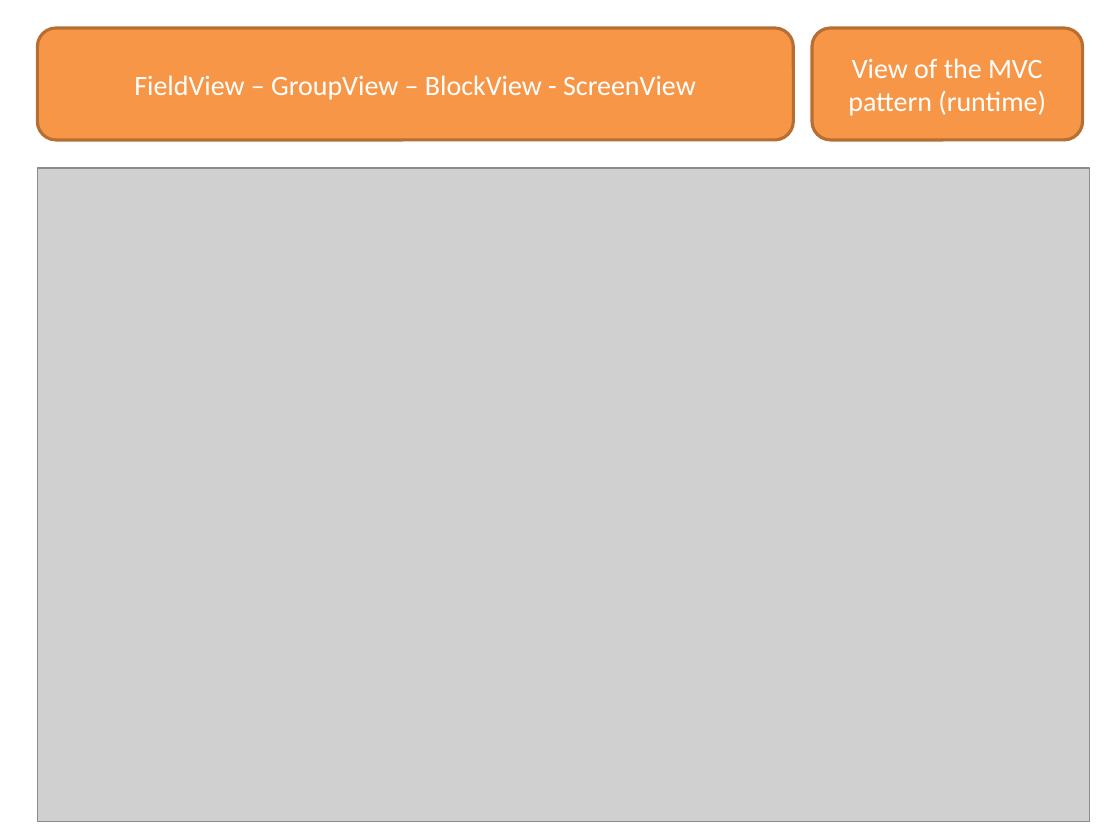
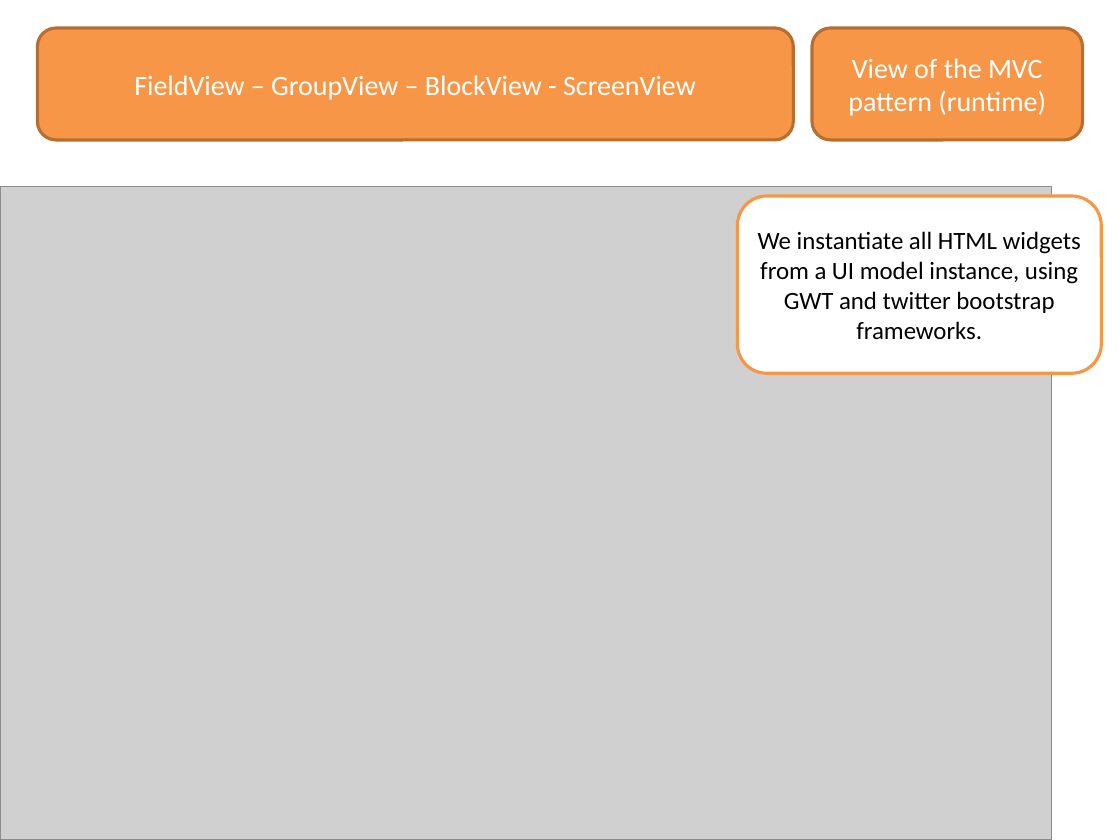
Before and after one commit to lesfurets/mdl4ui, a slide deck: slide 17 of mdl4ui-docs/mdl4ui_cg2013.pptx. Drawn at 1120x840 pixels with LibreOffice and Linux fonts; fonts in the diff are those of the drawing; grey boxes stand for pictures. Boxes give left, top, right and bottom in pixels: in the first picture for what was removed or moved away, otherwise in the second. Text is boxed around its words. In the diff, an @@ line names an element or a change of style, - is before the commit and + after.

```diff
--- a/mdl4ui-docs/mdl4ui_cg2013.pptx
+++ b/mdl4ui-docs/mdl4ui_cg2013.pptx
@@ picture moved from (x1=37, y1=168, x2=1089, y2=821) to (x1=0, y1=187, x2=1052, y2=840) @@
@@ rounded rectangle added at (x1=737, y1=196, x2=1101, y2=373), fill #FFFFFF, outline #F79646 2 pt, 16 pt, text #000000 @@
+We instantiate all HTML widgets from a UI model instance, using GWT and twitter bootstrap frameworks.
```
Also in this commit, not shown: 8 other slides changed.
